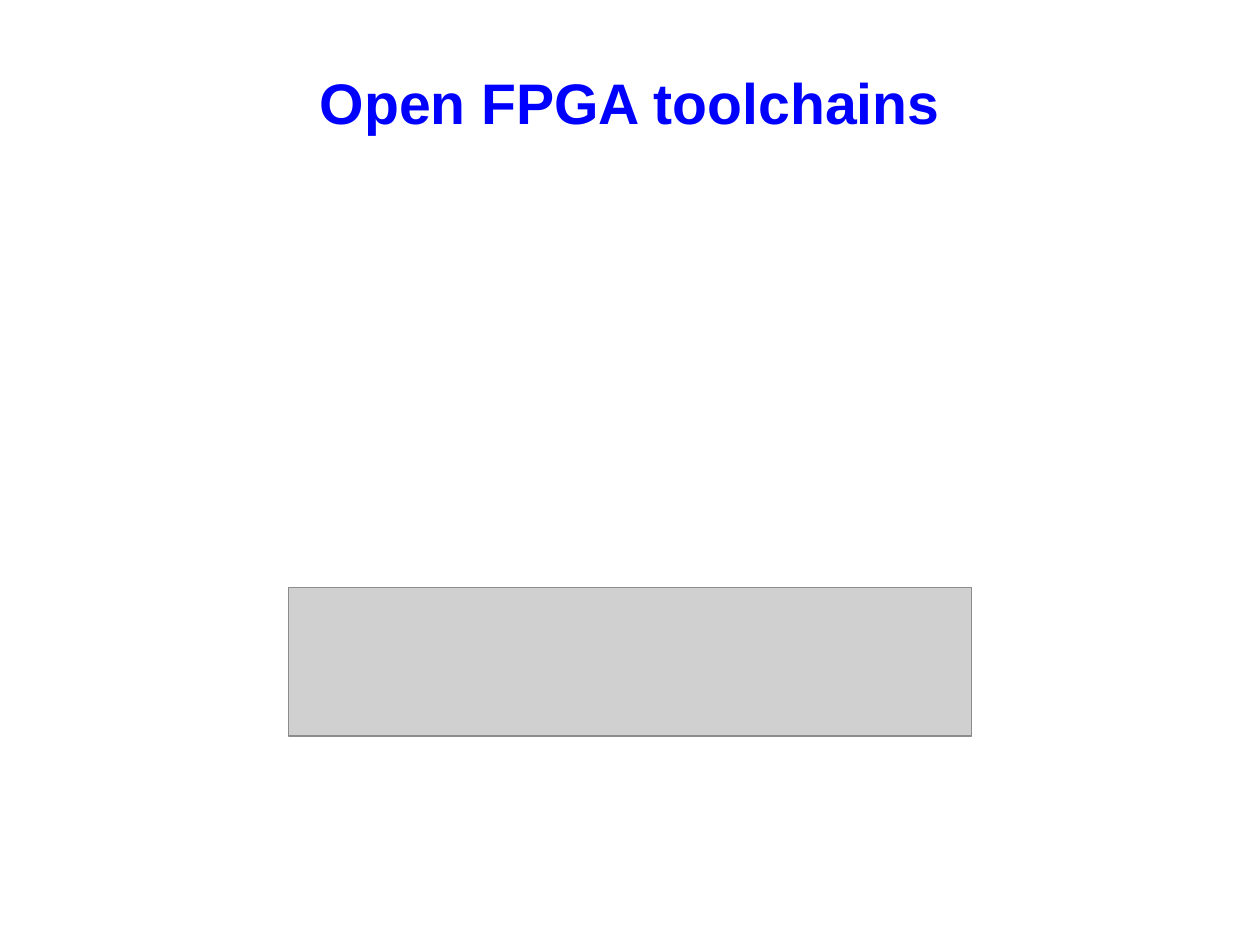
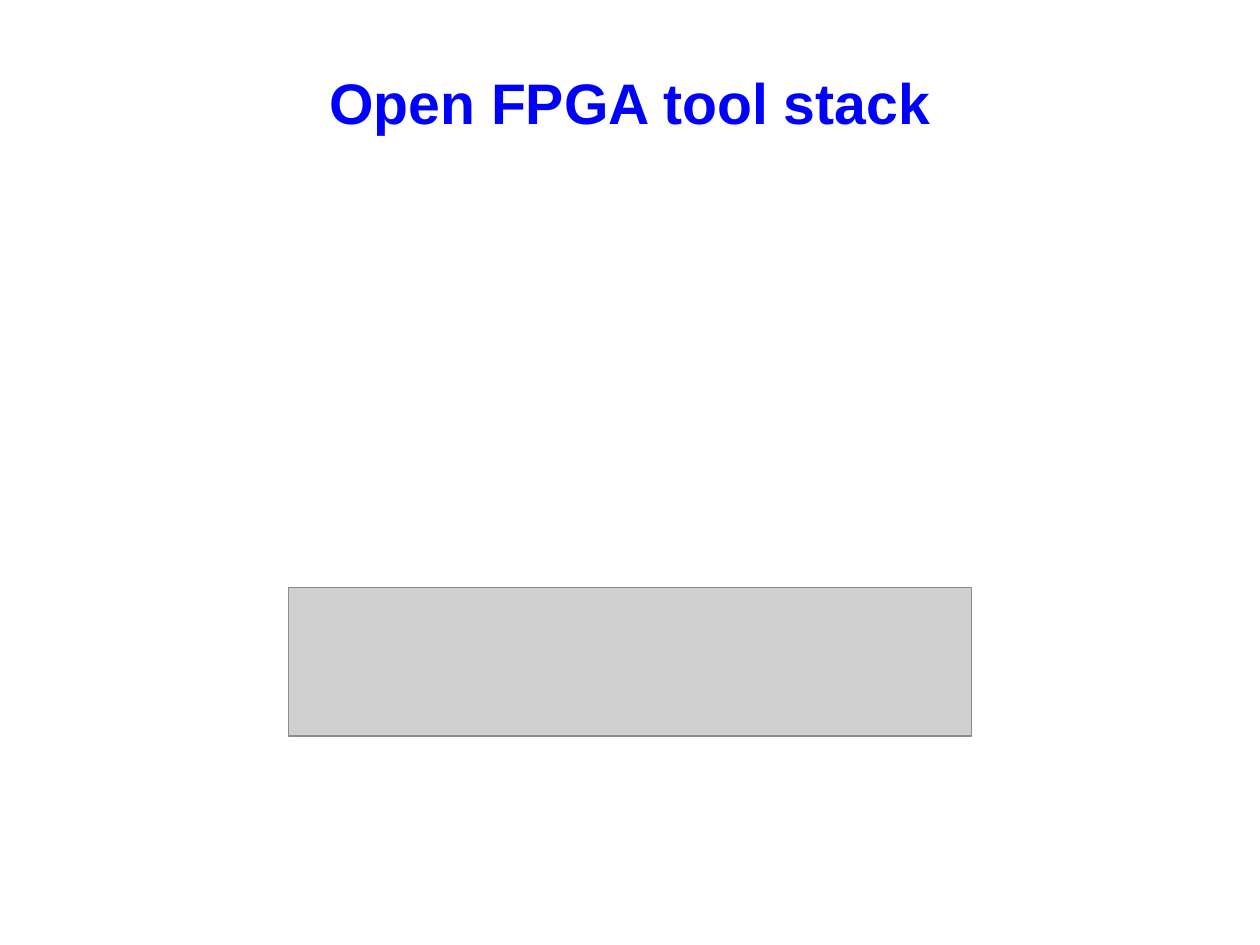
Before and after one commit to FPGAwars/workshops, a slide deck: slide 5 of 2016-12-10-OurenseMakersLab/presentation/slides.odp (slide 3 before the commit). Drawn at 1260x945 pixels with LibreOffice and Linux fonts; fonts in the diff are those of the drawing; grey boxes stand for pictures. Boxes give left, top, right and bottom in pixels: in the first picture for what was removed or moved away, otherwise in the second. Text is boxed around its words. In the diff, an @@ line names an element or a change of style, - is before the commit and + after.

```diff
--- a/2016-12-10-OurenseMakersLab/presentation/slides.odp
+++ b/2016-12-10-OurenseMakersLab/presentation/slides.odp
@@ title at [329, 82, 930, 135]: text changed @@
-Open FPGA toolchains
+Open FPGA tool stack
```
Also in this commit, not shown: 3 other slides changed, 2 slides added, 3 other files.
